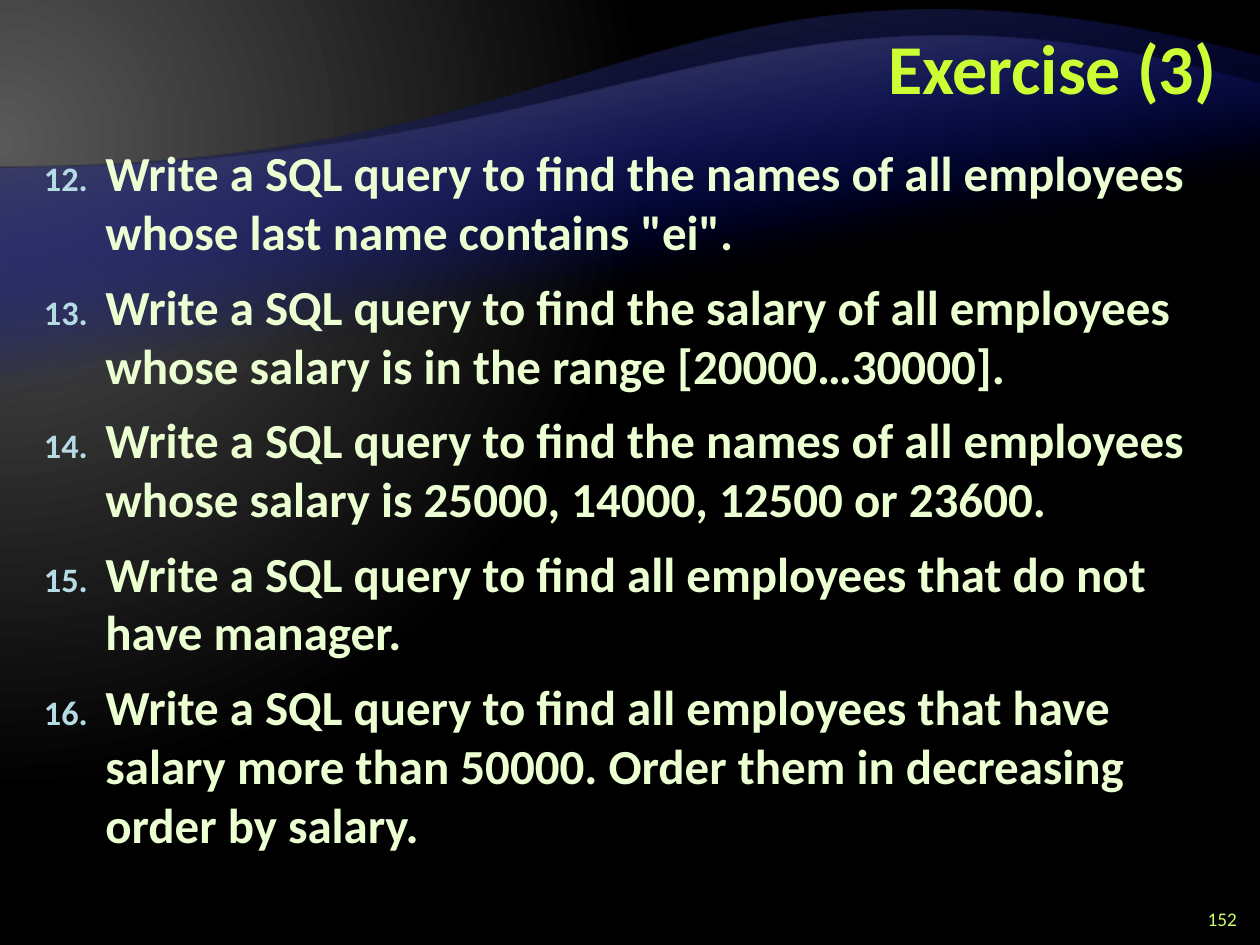
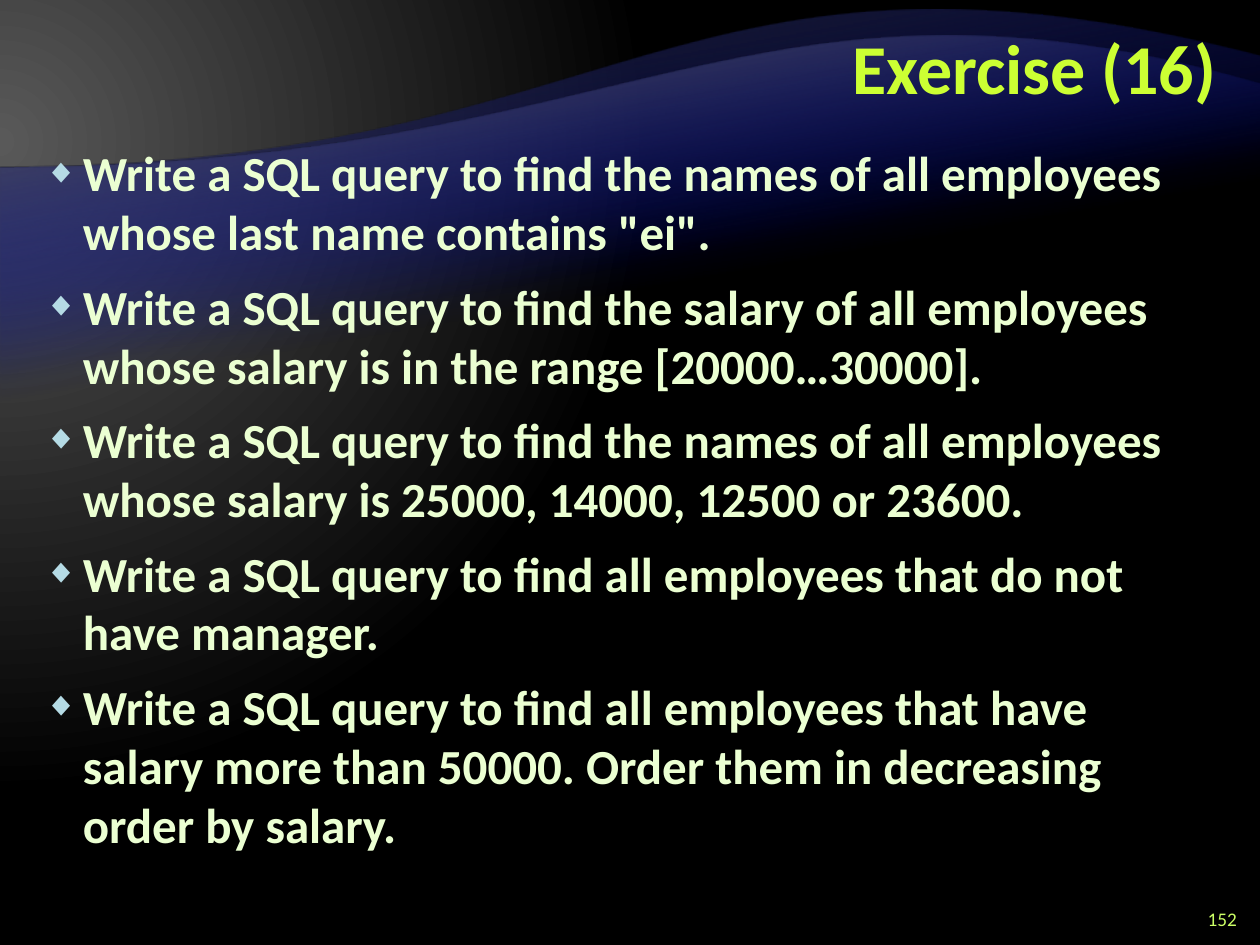
Before and after one commit to Graveheart/aspnetcourse, a slide deck: slide 152 of 2010/lectures/5. Databases, SQL and MS SQL Server.pptx. Drawn at 1260x945 pixels with LibreOffice and Linux fonts; fonts in the diff are those of the drawing; background and template pictures are left out. Boxes give left, top, right and bottom in pixels: in the first picture for what was removed or moved away, otherwise in the second. Text is boxed around its words. In the diff, an @@ line names an element or a change of style, - is before the commit and + after.

```diff
--- a/2010/lectures/5. Databases, SQL and MS SQL Server.pptx
+++ b/2010/lectures/5. Databases, SQL and MS SQL Server.pptx
@@ title at [853, 36, 1216, 105]: text changed @@
-Exercise (3)
+Exercise (16)
@@ text "Write a SQL query to ..." at [83, 151, 1161, 851]: bullet 1. to ◆ @@
```
Also in this commit, not shown: 10 other slides changed, 4 other files.
